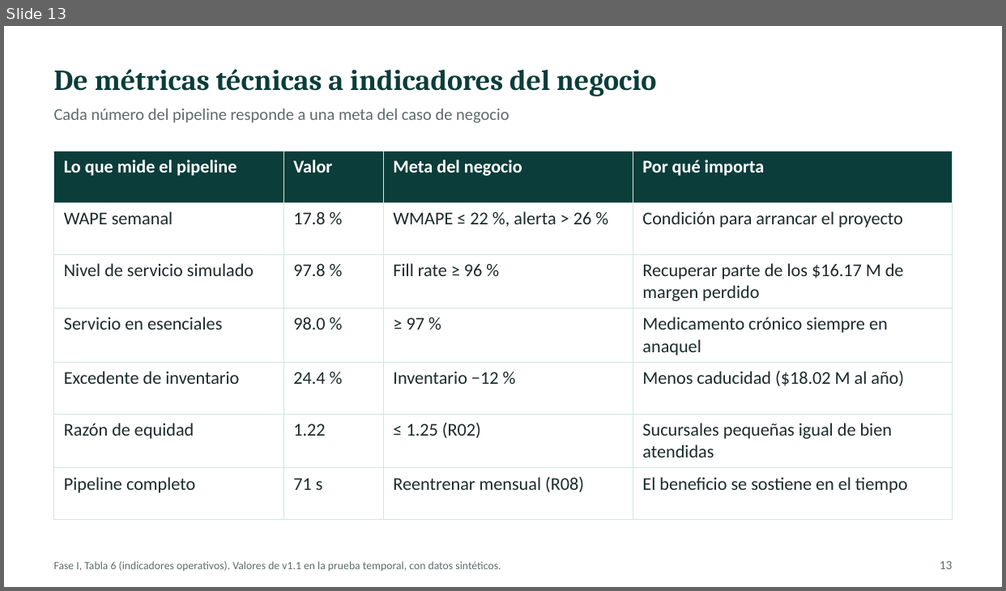
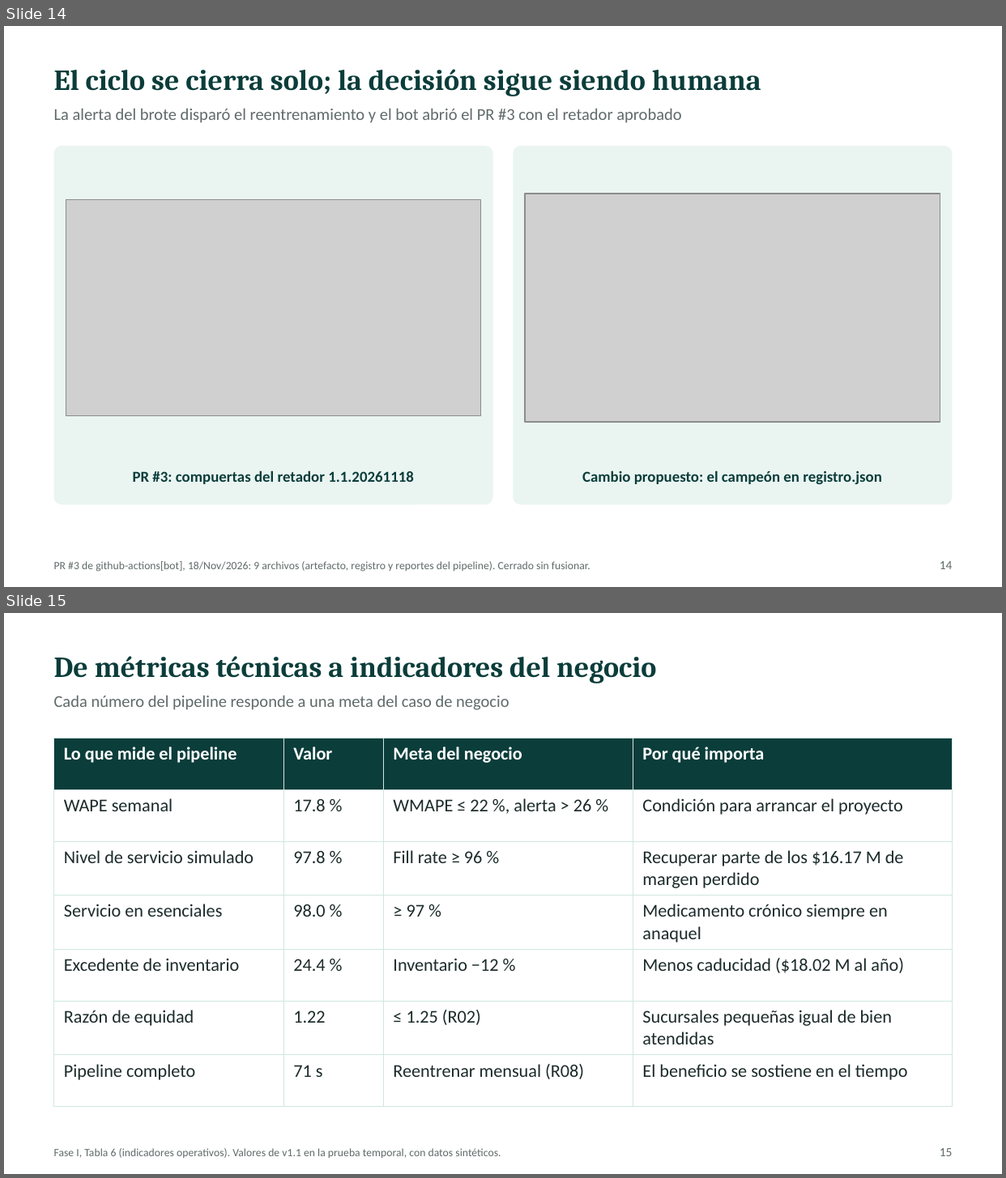
Before and after one commit to Gerardortizle/demanda-ia, a slide deck: docs/Fase III. Portfolio tecnico-estrategico DEMANDA-IA JGOL.pptx. Shown one above the other, each under a label of ours: slide 13 before the commit, slides 14 and 15 after it. The pictures are 1006x591 and 1006x1178 pixels, drawn with LibreOffice and Linux fonts; fonts in the diff are those of the drawing; grey boxes stand for pictures. Boxes give left, top, right and bottom in pixels: in the first picture for what was removed or moved away, otherwise in the second. Text is boxed around its words. In the diff, an @@ line names an element or a change of style, - is before the commit and + after.

Commit message:
Evidencias de GitHub Actions y documentos finales de la Fase III

```diff
--- a/docs/Fase III. Portfolio tecnico-estrategico DEMANDA-IA JGOL.pptx
+++ b/docs/Fase III. Portfolio tecnico-estrategico DEMANDA-IA JGOL.pptx
@@ slide 14 added at [4, 26, 1002, 587], background #FFFFFF @@
@@ title added at [54, 69, 761, 96], 21 pt, text #0B3D3A, bold @@
+El ciclo se cierra solo; la decisión sigue siendo humana
@@ text added at [54, 108, 681, 123], 12 pt, text #5F6B6A @@
+La alerta del brote disparó el reentrenamiento y el bot abrió el PR #3 con el retador aprobado
@@ rounded rectangle added at [54, 146, 493, 505], fill #EAF5F2 @@
@@ rounded rectangle added at [513, 146, 952, 505], fill #EAF5F2 @@
@@ picture added at [525, 194, 940, 422] @@
@@ picture added at [66, 199, 481, 416] @@
@@ text added at [133, 471, 414, 484], 11 pt, text #0B3D3A, bold @@
+PR #3: compuertas del retador 1.1.20261118
@@ text added at [582, 471, 882, 484], 11 pt, text #0B3D3A, bold @@
+Cambio propuesto: el campeón en registro.json
@@ text added at [54, 561, 590, 572], 8 pt, text #5F6B6A @@
+PR #3 de github-actions[bot], 18/Nov/2026: 9 archivos (artefacto, registro y reportes del pipeline). Cerrado sin fusionar.
@@ page number added at [940, 561, 953, 570], 9 pt, text #5F6B6A @@
+14
@@ what was slide 13 is now slide 15 @@
@@ page number at [940, 1148, 953, 1157]: text changed @@
-13
+15
```
Also in this commit, not shown: 1 other slide added, 10 other files.
